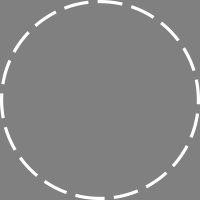
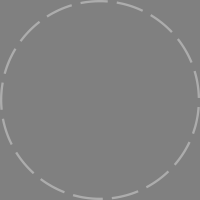
Comparing the layer stacks of the two (200, 200) images. Changes:
"Ellipse 1": opacity 100% → 35%, painted on it over [0, 0, 200, 200]
